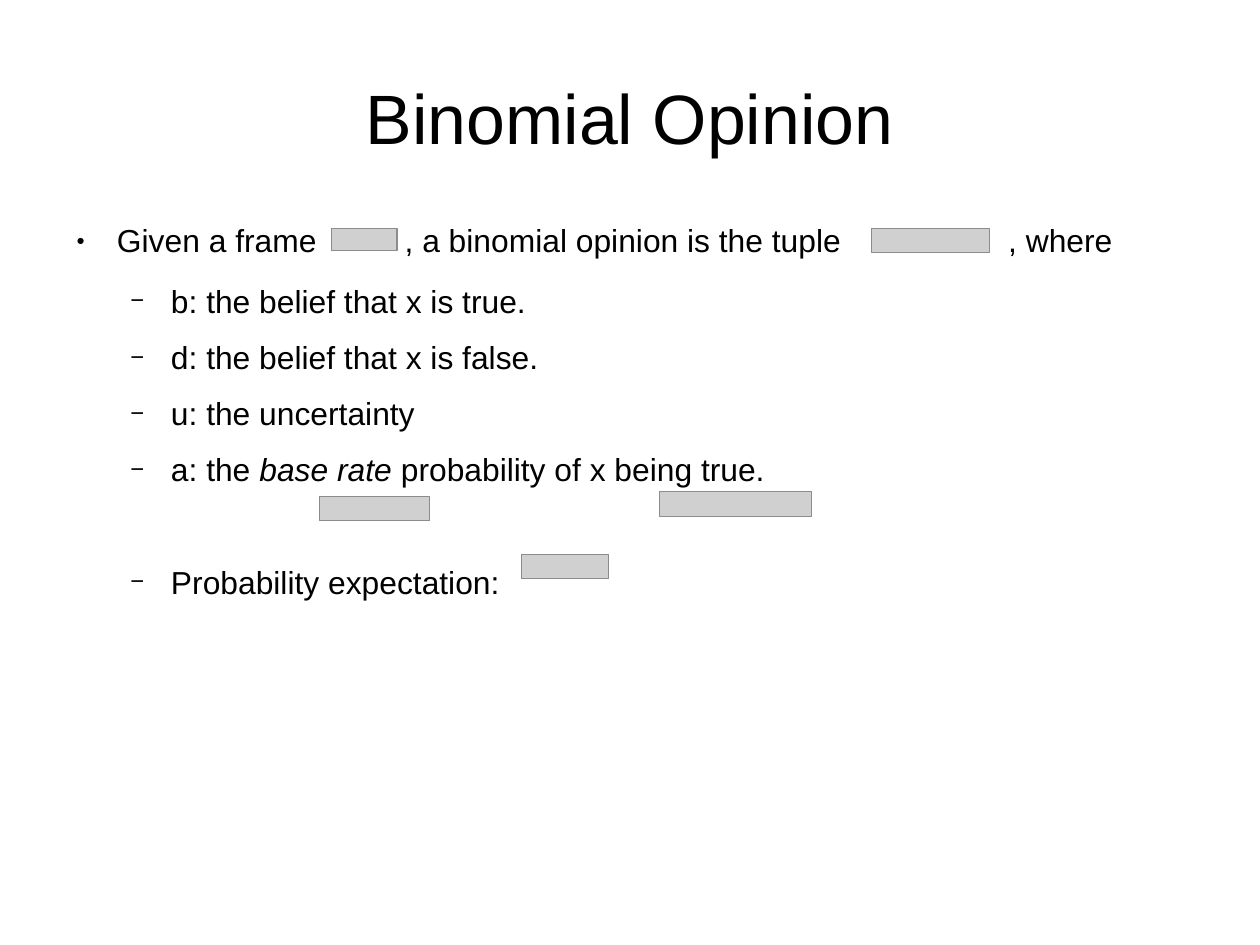
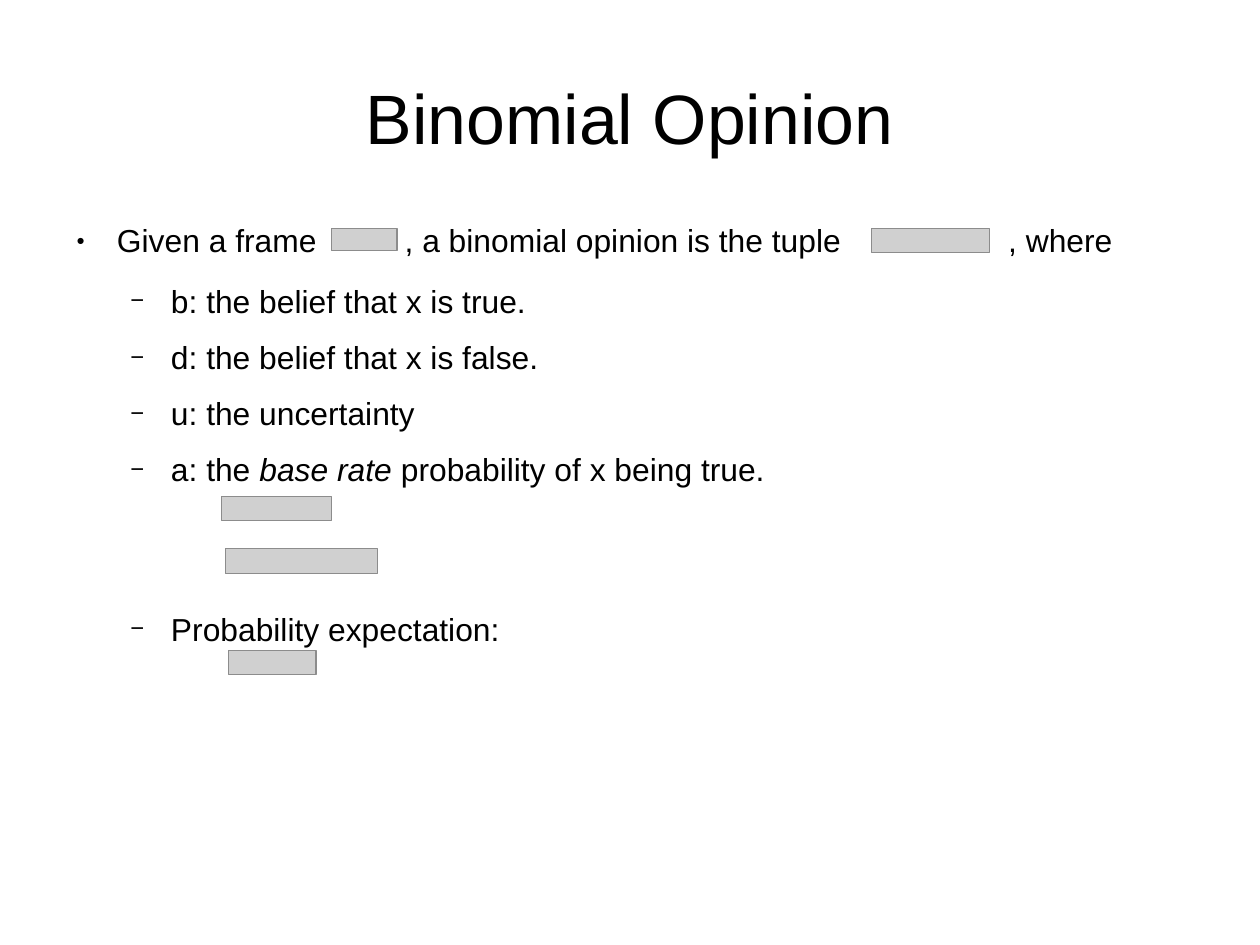
Before and after one commit to bstamour/SLHS, a slide deck: slide 15 of docs/proposal-from-bob.odp. Drawn at 1260x945 pixels with LibreOffice and Linux fonts; fonts in the diff are those of the drawing; grey boxes stand for pictures. Boxes give left, top, right and bottom in pixels: in the first picture for what was removed or moved away, otherwise in the second. Text is boxed around its words. In the diff, an @@ line names an element or a change of style, - is before the commit and + after.

```diff
--- a/docs/proposal-from-bob.odp
+++ b/docs/proposal-from-bob.odp
@@ text "Given a frame , a ..." rewrapped from [117,229,841,599] to [117,229,841,646] @@
@@ picture: place and size @@
-picture at [320,496,430,520]
+picture at [222,496,332,520]
@@ picture: place and size @@
-picture at [660,492,812,517]
+picture at [225,549,377,574]
@@ picture: place and size @@
-picture at [521,555,609,579]
+picture at [229,651,317,675]
```
Also in this commit, not shown: 2 other slides changed, 2 slides added, 1 slide removed.
